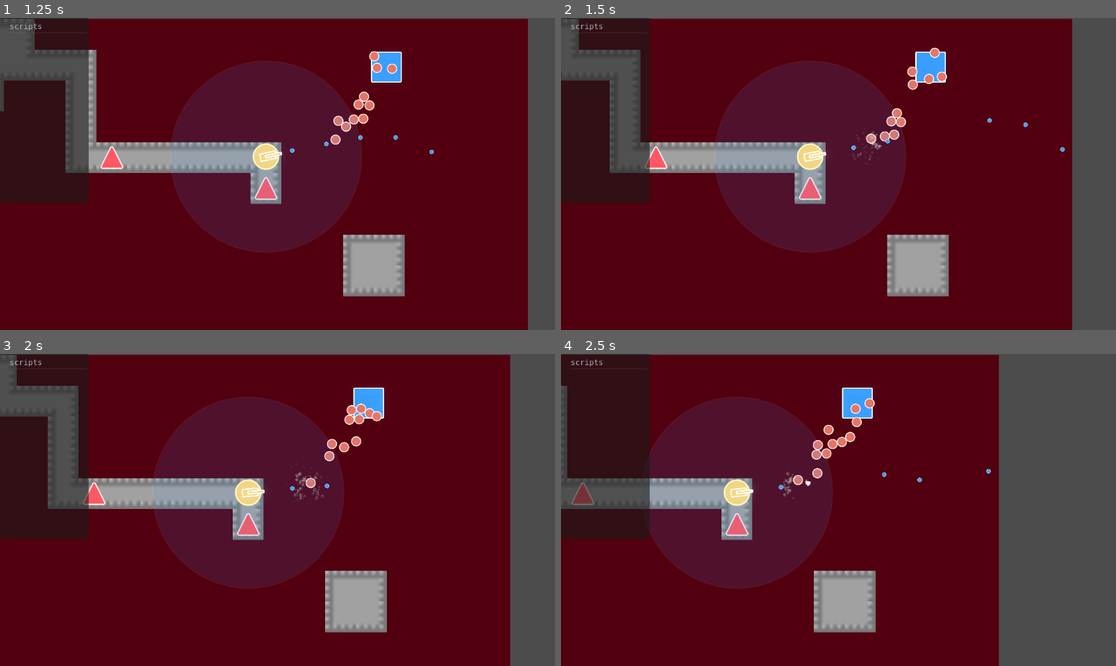
Above: before the commit, frames 1-4 (two rows, left to right).
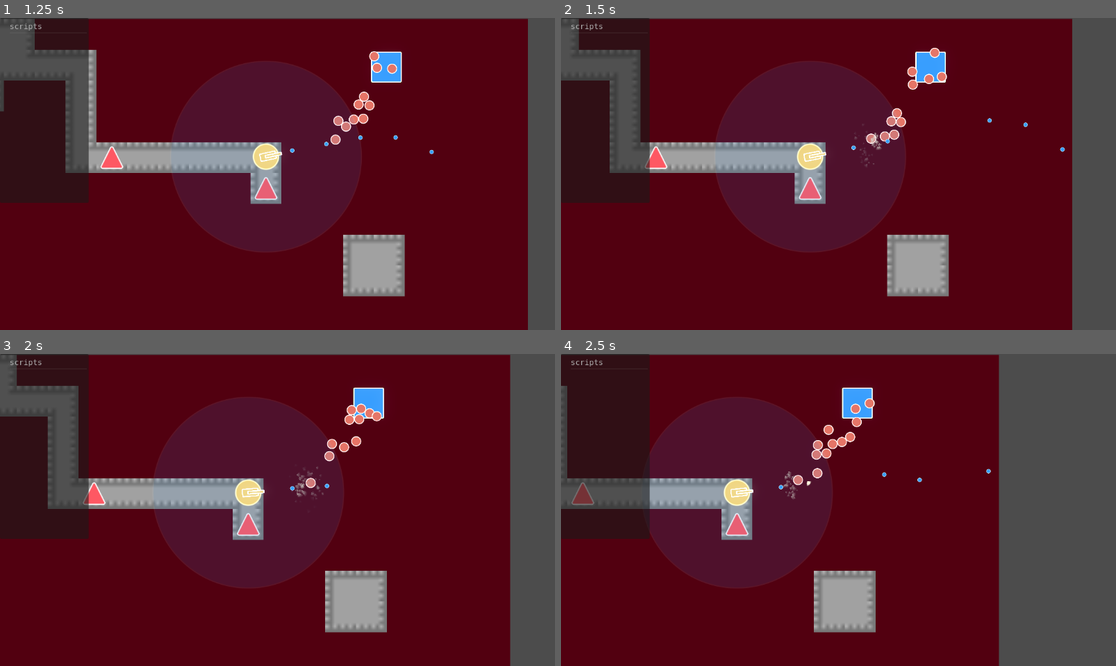
Above: after the commit, the same moments.

Repository: EEEEEEEEthan/BotDefence
Game: Godot game, scene res://Game.tscn
Same seed, same stepped clock (60 frames per second), same inputs: the game is played once before the commit and once after it.
Inputs (mouse positions are in pixels of both pictures, inside the frame that each line leads up to):
- Up to frame 1 (1.25 s): tap Enter at 0.5 s; move the mouse to (399, 158) at 0.52 s; hold D from 0.53 s (still down); hold Ctrl from 0.53 s (still down); click (399, 158) at 0.67 s
- Up to frame 2 (1.5 s): release D at 1.25 s; release Ctrl at 1.25 s; drag from (727, 189) to (999, 152) at 1.27 s
- Up to frame 3 (2 s): no input
- Up to frame 4 (2.5 s): move the mouse to (894, 441) at 2.02 s; hold D from 2.03 s (still down); hold Ctrl from 2.03 s (still down)

Frame 1 is identical in both runs. In frame 2, less than 0.1% of the frame differs, in the area x 52-58%, y 34-48%; in frame 3, 0.1%, in the area x 52-59%, y 36-48%; in frame 4, 0.1%.

Commit message:
金属命中特效切换为GPU粒子
将命中飞溅从 CPUParticles2D 改为 GPUParticles2D，并迁移到 ParticleProcessMaterial 参数体系，减少运行时开销并保持原有视觉表现。

Made-with: Cursor
Co-authored-by: Cursor

Diff:
--- a/Tower/MetalHitSpark.gd
+++ b/Tower/MetalHitSpark.gd
@@ -10,13 +10,19 @@
 
 
 func _ready() -> void:
-	var particles := CPUParticles2D.new()
+	var particles := GPUParticles2D.new()
+	var material := ParticleProcessMaterial.new()
+	particles.process_material = material
 	add_child(particles)
+
+	material.particle_flag_disable_z = true
 
 	var spark_gradient := Gradient.new()
 	spark_gradient.set_color(0, Color(1.0, 0.97, 0.88, 1.0))
 	spark_gradient.set_color(1, Color(0.55, 0.58, 0.65, 0.0))
-	particles.color_ramp = spark_gradient
+	var color_ramp_texture := GradientTexture1D.new()
+	color_ramp_texture.gradient = spark_gradient
+	material.color_ramp = color_ramp_texture
 
 	var dot_gradient := Gradient.new()
 	dot_gradient.set_color(0, Color(1, 1, 1, 1))
@@ -29,24 +35,26 @@
 	particles.texture = dot_texture
 
 	particles.z_index = 5
+	particles.fixed_fps = 0
 	particles.emitting = false
 	particles.one_shot = true
 	particles.explosiveness = 0.92
 	particles.randomness = 0.45
 	particles.amount = 28
 	particles.lifetime = 0.38
-	particles.lifetime_randomness = 0.35
-	particles.emission_shape = CPUParticles2D.EMISSION_SHAPE_SPHERE
-	particles.emission_sphere_radius = 3.0
-	particles.direction = Vector2(1, 0)
-	particles.spread = 70.0
-	particles.initial_velocity_min = 90.0
-	particles.initial_velocity_max = 220.0
-	particles.angular_velocity_min = -420.0
-	particles.angular_velocity_max = 420.0
-	particles.scale_amount_min = 0.35
-	particles.scale_amount_max = 0.95
-	particles.gravity = Vector2(0, 180)
+
+	material.lifetime_randomness = 0.35
+	material.emission_shape = ParticleProcessMaterial.EMISSION_SHAPE_SPHERE
+	material.emission_sphere_radius = 3.0
+	material.direction = Vector3(1, 0, 0)
+	material.spread = 70.0
+	material.initial_velocity_min = 90.0
+	material.initial_velocity_max = 220.0
+	material.angular_velocity_min = -420.0
+	material.angular_velocity_max = 420.0
+	material.scale_min = 0.35
+	material.scale_max = 0.95
+	material.gravity = Vector3(0, 180, 0)
 
 	rotation = (-_bullet_direction).angle()
 
